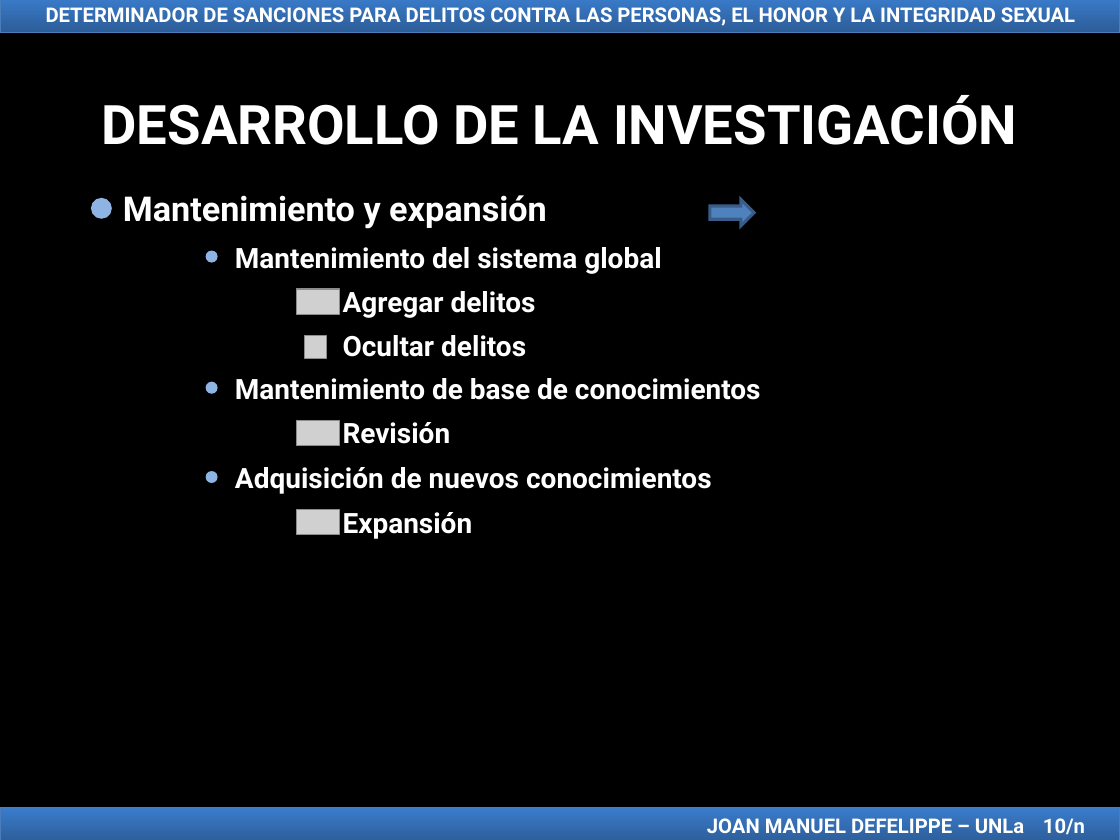
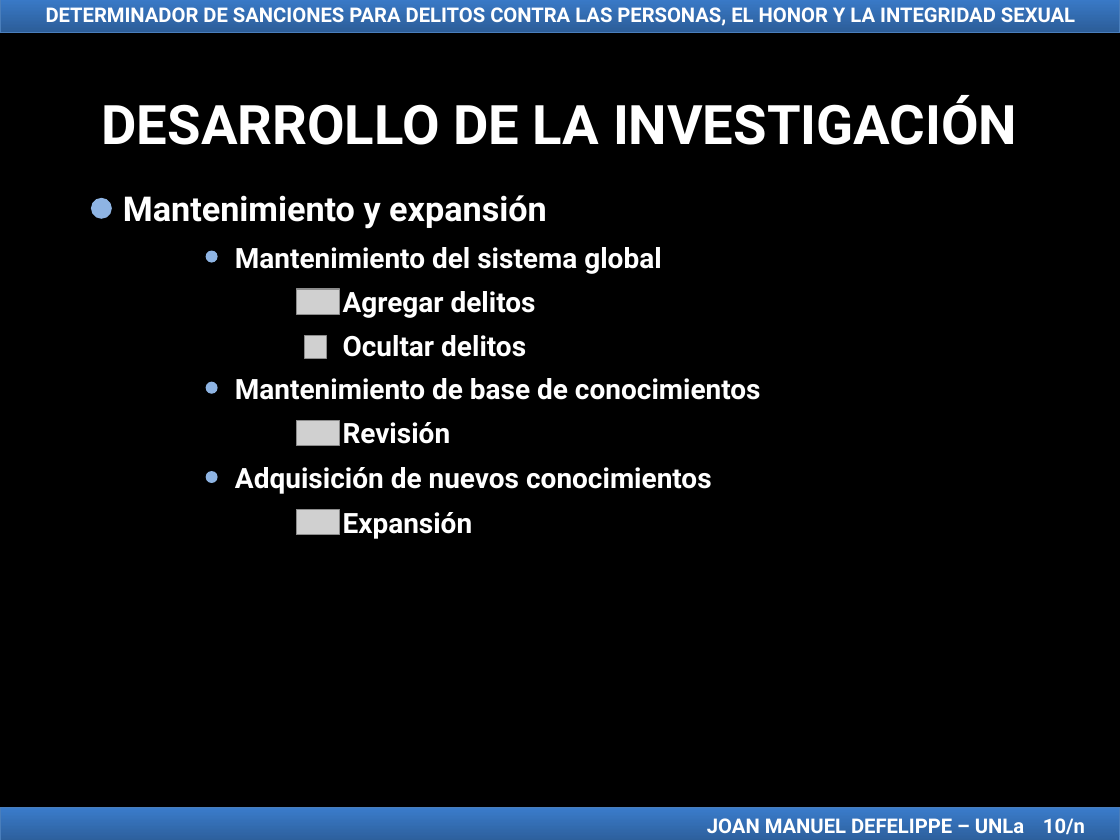
Before and after one commit to jmdefelippe/TFI_LicenciaturaEnSistemas, a slide deck: slide 40 of TFI Presentación Joan Manuel Defelippe.ppt. Drawn at 1120x840 pixels with LibreOffice and Linux fonts; fonts in the diff are those of the drawing; grey boxes stand for pictures. Boxes give left, top, right and bottom in pixels: in the first picture for what was removed or moved away, otherwise in the second. Text is boxed around its words. In the diff, an @@ line names an element or a change of style, - is before the commit and + after.

```diff
--- a/TFI Presentación Joan Manuel Defelippe.ppt
+++ b/TFI Presentación Joan Manuel Defelippe.ppt
@@ right arrow removed at (x1=710, y1=199, x2=754, y2=226) @@
```
Also in this commit, not shown: 3 other slides changed.
